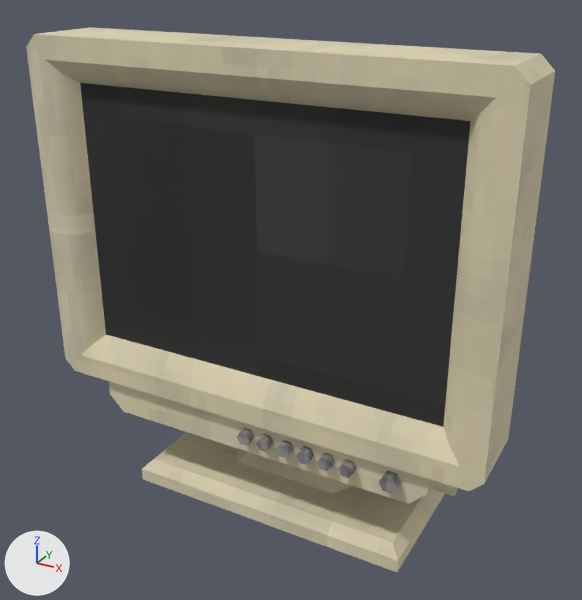
Two versions of the FBX model Models/SM_Computer_Screen.fbx, one commit apart.
One viewpoint serves both versions: a camera (50 mm lens) standing at (1.16, -2.48, 1.37) and looking at (-0.1, -0.19, 0.22). Lighting does not change. The marker at lower left points along +X, +Y and +Z. Where no turn or scale is listed for an object, it has been applied to the vertices.

Names of what the first picture shows: 'SM_Computer_Screen'.
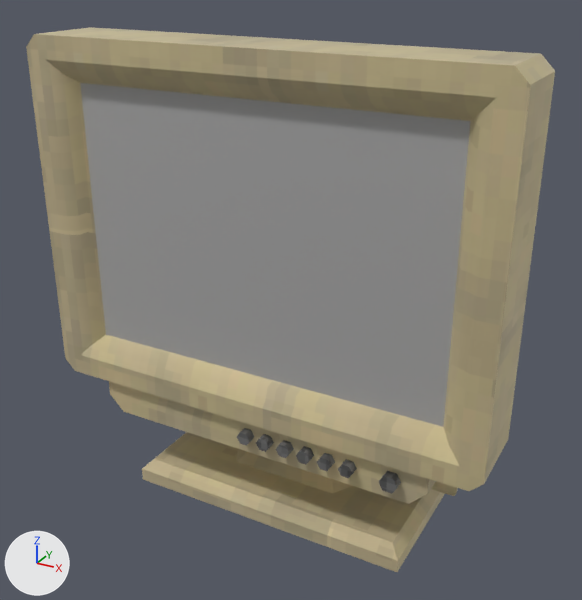
Boxes [x1, y1, x2, y2] around the edits, measured in the pictures (582 x 600 px):
'SM_Computer_Screen', surface changed: [26, 27, 555, 572] in both

What changed in the scene script:
```text
Change mat_material__49:
    where n0 = _N.new('ShaderNodeBsdfPrincipled'); n0.name = 'Principled BSDF'
    add n0.inputs[1].default_value = 1.0  # 'Metallic'
Change mat_material__51:
    remove mat_material__51.texture = img_t_screen_jpg
    add mat_material__51.base_color = (0.588, 0.588, 0.588)  # light grey #cacaca
    mat_material__51.metallic: 0.0 -> 1.0
```
